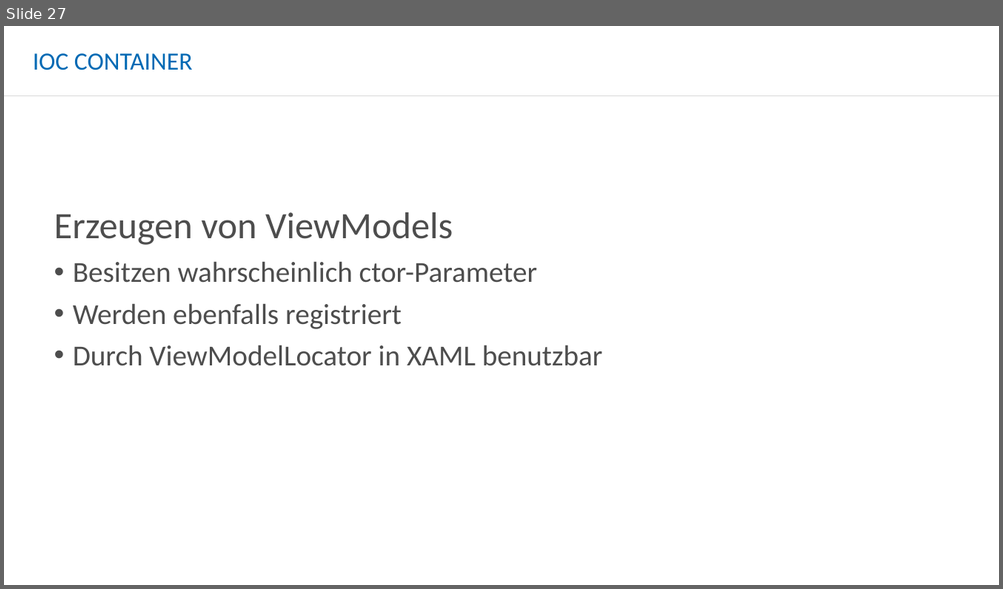
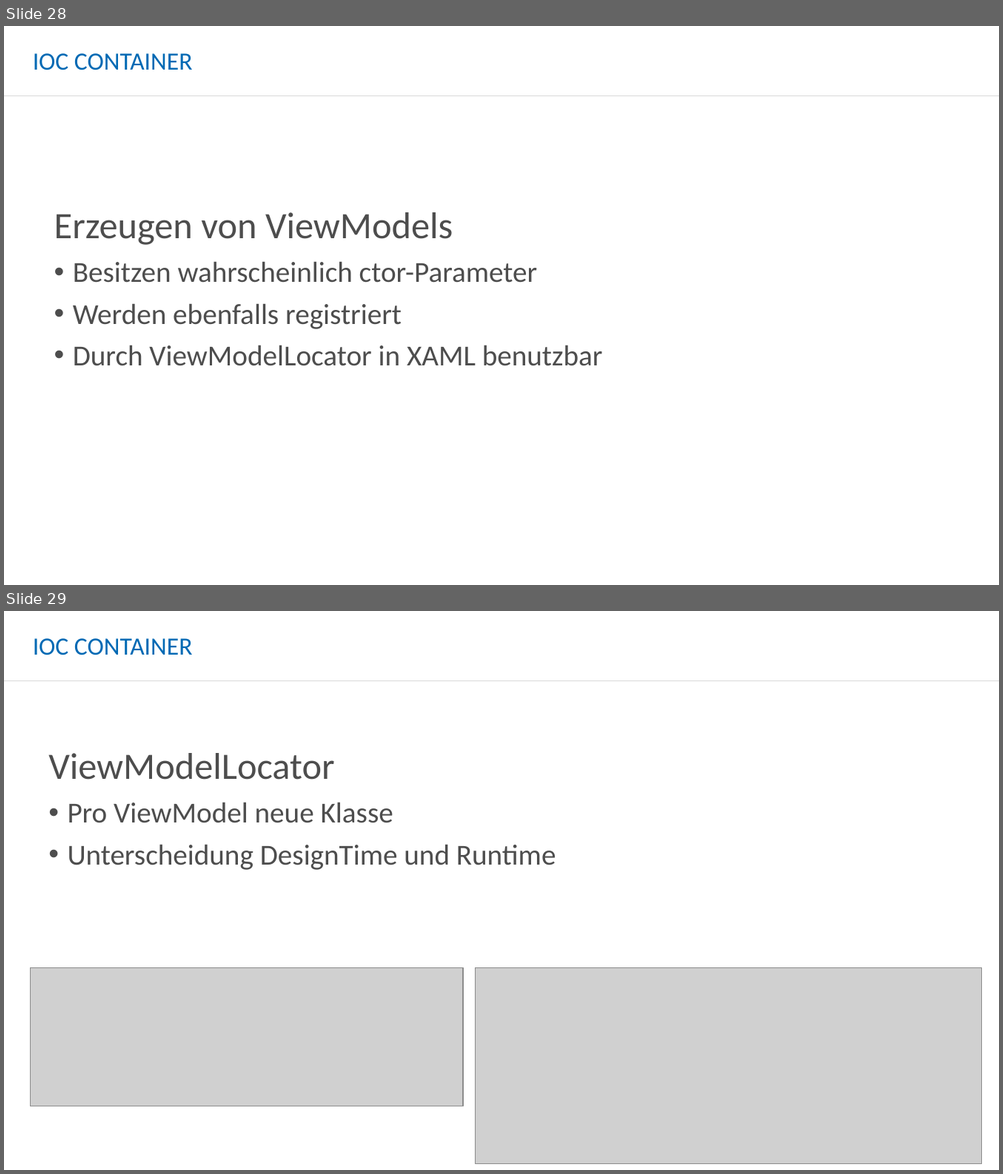
Before and after one commit to Slesa/Playground, a slide deck: sketches/workshop/SoftwareTesting.pptx. Shown one above the other, each under a label of ours: slide 27 before the commit, slides 28 and 29 after it. The pictures are 1003x589 and 1003x1174 pixels, drawn with LibreOffice and Linux fonts; fonts in the diff are those of the drawing; grey boxes stand for pictures; background and template pictures are left out. Boxes give left, top, right and bottom in pixels: in the first picture for what was removed or moved away, otherwise in the second. Text is boxed around its words. In the diff, an @@ line names an element or a change of style, - is before the commit and + after.

```diff
--- a/sketches/workshop/SoftwareTesting.pptx
+++ b/sketches/workshop/SoftwareTesting.pptx
@@ slide 29 added at [4, 611, 999, 1170], background #FFFFFF; not listed: 1 template element that a slide beside it also shows @@
@@ title added at [33, 638, 192, 655], 24 pt, text #0069B4 @@
+IOC CONTAINER
@@ text added at [48, 753, 556, 870], 28 pt, text #4D4D4D @@
+ViewModelLocator
+• Pro ViewModel neue Klasse
+• Unterscheidung DesignTime und Runtime
@@ picture added at [30, 968, 463, 1106] @@
@@ picture added at [475, 968, 982, 1165] @@
@@ what was slide 27 is now slide 28 @@
```
Also in this commit, not shown: 5 slides changed, 1 other slide added, 3 other files.
